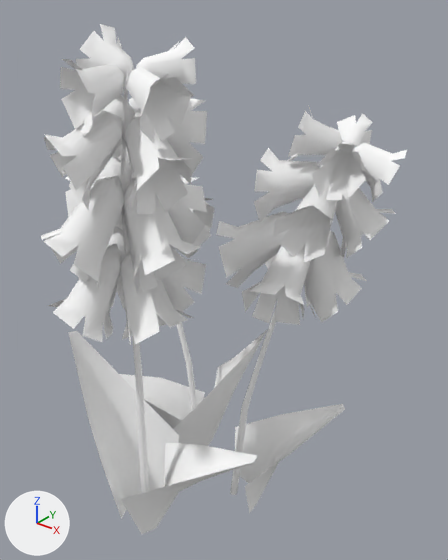
A saved change to the glTF model game/data/meshes/props/Flower_4_Group.gltf.
One viewpoint serves both versions: a 50 mm camera at (1.79, -2.0, 2.58) aimed at (0.1, 0.11, 1.27). The lights are fixed; the arrows at lower left show +X, +Y and +Z. The picture after the commit comes second.

In view in the first picture: 'Flower_4_Group'.
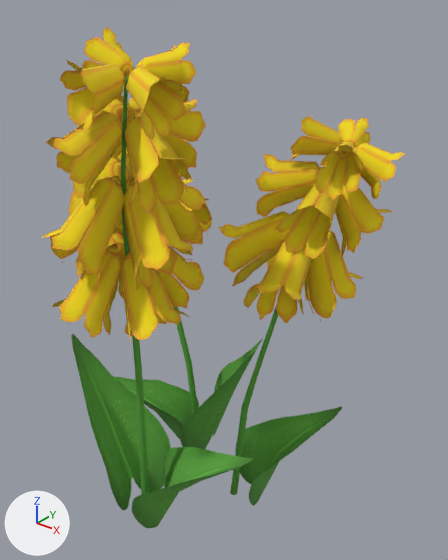
The change, as a diff of the scene's bpy script:
```diff
--- a/game/data/meshes/props/Flower_4_Group.gltf.py
+++ b/game/data/meshes/props/Flower_4_Group.gltf.py
@@ img_flowers_png @@
+img_flowers_png = load_image('Flowers.png', 'Flowers.png', 1008, 981, 'sRGB')
@@ img_leaves_png @@
+img_leaves_png = load_image('Leaves.png', 'Leaves.png', 2048, 2048, 'sRGB')
@@ mat_leaves @@
 mat_leaves = bpy.data.materials.new('Leaves')
-# nodes: BsdfPrincipled, OutputMaterial, VertexColor
+# nodes: BsdfPrincipled, Math, Mix, OutputMaterial, TexImage, VertexColor
+# uses the picture img_leaves_png
@@ mat_flowers @@
 mat_flowers = bpy.data.materials.new('Flowers')
-# nodes: BsdfPrincipled, OutputMaterial, VertexColor
+# nodes: BsdfPrincipled, Math, Mix, OutputMaterial, TexImage, VertexColor
+# uses the picture img_flowers_png
```

Where the change shows, as pixel boxes [x1, y1, x2, y2] in the pictures (448 x 560 px):
'Flower_4_Group', surface changed (darker)
    both: [41, 27, 405, 528]
